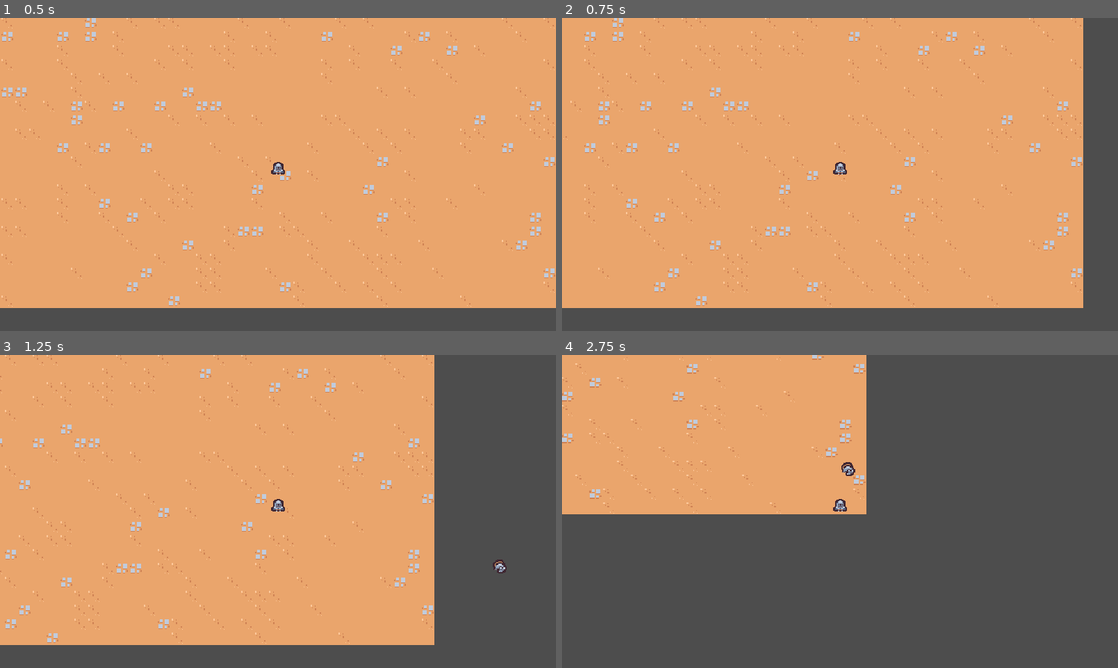
Above: before the commit, frames 1-4 (two rows, left to right).
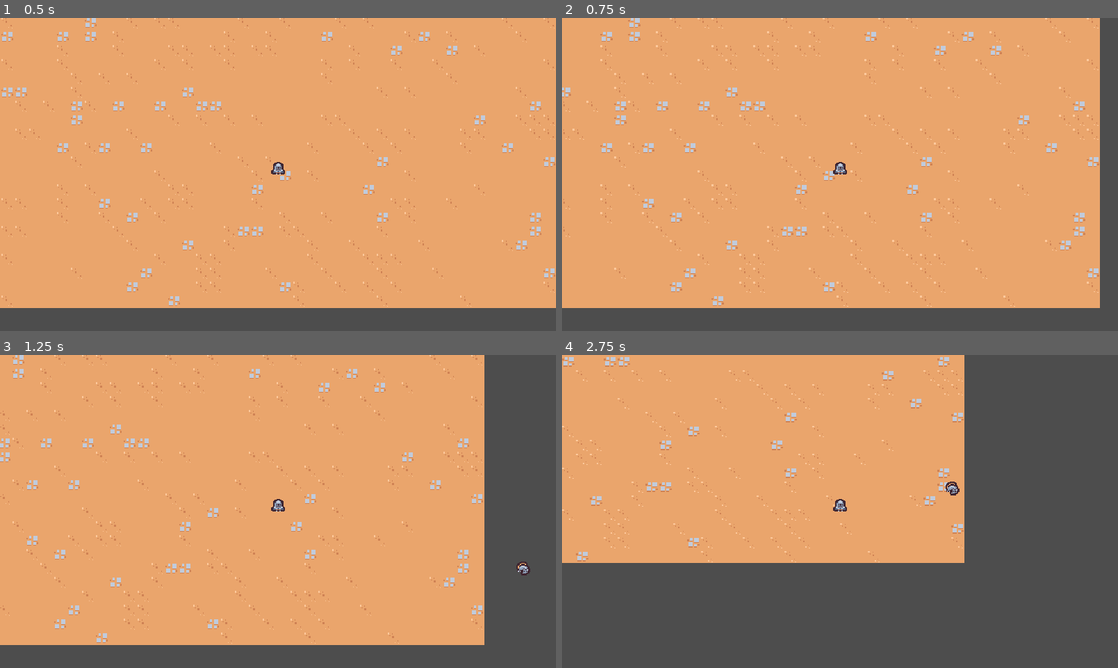
Above: after the commit, the same moments.

Repository: lspedalieri/survivor-clone-course
Game: Godot game, scene res://scenes/main/main.tscn
Two runs of this game, one before a commit and one after it. Both use one fixed random seed, a clock stepped at 60 frames per second and the inputs below.
Inputs:
- Up to frame 1 (0.5 s): no input
- Up to frame 2 (0.75 s): tap Enter at 0.5 s; hold D (move_right) from 0.53 s (still down)
- Up to frame 3 (1.25 s): keep holding D (move_right)
- Up to frame 4 (2.75 s): release D (move_right) at 1.28 s; hold Down (move_down) 1.28-2.03 s; hold D (move_right) from 2.03 s (still down)

Frame 1 is identical in both runs. In frame 2, 7.3% of the frame differs, in the area x 0-97%, y 0-93%; in frame 3, 12%; in frame 4, 22%, in the area x 0-73%, y 0-67%.

Commit message:
Chapter 14 - Fixing and calibrations

Diff:
--- a/project.godot
+++ b/project.godot
@@ -55,6 +55,7 @@
 2d_physics/layer_1="terrain"
 2d_physics/layer_2="player"
 2d_physics/layer_3="enemies"
+2d_physics/layer_4="enemyCollisions"
 
 [rendering]
 
--- a/scenes/enemies/basic_enemy.gd
+++ b/scenes/enemies/basic_enemy.gd
@@ -1,6 +1,6 @@
 extends CharacterBody2D
 
-const MAX_SPEED = 75
+const MAX_SPEED = 40
 
 var player_nodes := []
 var direction = Vector2.ZERO
--- a/scenes/enemies/basic_enemy.tscn
+++ b/scenes/enemies/basic_enemy.tscn
@@ -11,7 +11,9 @@
 
 [node name="BasicEnemy" type="CharacterBody2D" groups=["enemy"]]
 position = Vector2(0, -4)
-collision_layer = 0
+collision_layer = 8
+collision_mask = 9
+motion_mode = 1
 script = ExtResource("1_ri53f")
 
 [node name="Area2D" type="Area2D" parent="."]
--- a/scenes/game_camera/game_camera.gd
+++ b/scenes/game_camera/game_camera.gd
@@ -1,4 +1,6 @@
 extends Camera2D
+
+@export var camera_offset:int = 20
 
 var player
 var player_nodes := []
@@ -12,7 +14,7 @@
 # Called every frame. 'delta' is the elapsed time since the previous frame.
 func _process(delta):
 	acquire_target()
-	global_position = global_position.lerp(target_position, 1.0 - exp(-delta * 10))
+	global_position = global_position.lerp(target_position, 1.0 - exp(-delta * camera_offset))
 
 func acquire_target():
 	player_nodes = get_tree().get_nodes_in_group("player")
--- a/scenes/player/player.gd
+++ b/scenes/player/player.gd
@@ -1,7 +1,10 @@
 extends CharacterBody2D
 
-var movement_vector := Vector2()
-const MAX_SPEED := 200
+var movement_vector: Vector2
+var target_velocity: Vector2
+
+const MAX_SPEED := 125
+const ACCELERATION_SMOOTHING = 25
 
 func _ready():
 	pass
@@ -9,7 +12,9 @@
 func _physics_process(delta):
 	movement_vector = get_movement_vector()
 	var direction = movement_vector.normalized()
-	velocity = direction * MAX_SPEED
+	target_velocity = direction * MAX_SPEED
+
+	velocity = velocity.lerp(target_velocity, 1 - exp(-delta * ACCELERATION_SMOOTHING))
 	move_and_slide()
 
 func get_movement_vector() -> Vector2 :
--- a/scenes/player/player.tscn
+++ b/scenes/player/player.tscn
@@ -10,6 +10,7 @@
 [node name="Player" type="CharacterBody2D" groups=["player"]]
 position = Vector2(94, 75)
 collision_layer = 0
+motion_mode = 1
 script = ExtResource("1_kubou")
 
 [node name="AbilityManager" type="Node" parent="."]
